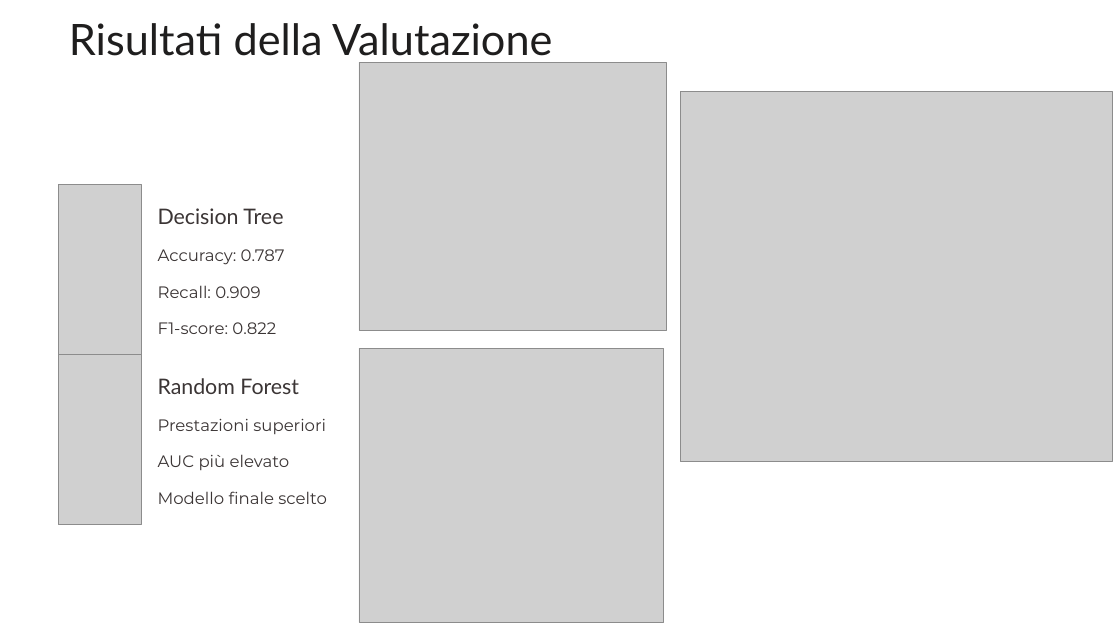
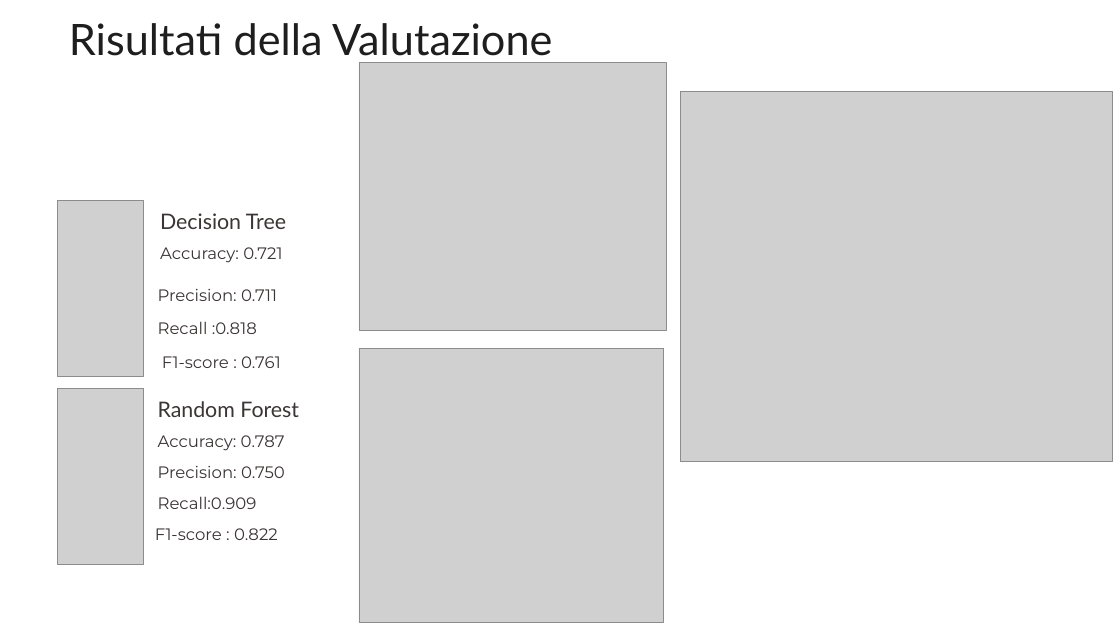
Before and after one commit to EmilianoDG5/ML-Heart-Disease, a slide deck: slide 8 of documenti/Heart-Disease.pptx. Drawn at 1120x630 pixels with LibreOffice and Linux fonts; fonts in the diff are those of the drawing; grey boxes stand for pictures. Boxes give left, top, right and bottom in pixels: in the first picture for what was removed or moved away, otherwise in the second. Text is boxed around its words. In the diff, an @@ line names an element or a change of style, - is before the commit and + after.

Commit message:
revisione finale

```diff
--- a/documenti/Heart-Disease.pptx
+++ b/documenti/Heart-Disease.pptx
@@ picture: place and size @@
-picture at (58, 185, 141, 355)
+picture at (57, 200, 144, 377)
@@ text "Decision Tree": place and size @@
-text "Decision Tree" at (158, 208, 283, 224)
+text "Decision Tree" at (160, 213, 286, 229)
@@ text at (160, 247, 282, 263): text changed @@
-Accuracy: 0.787
+Accuracy: 0.721
@@ text at (158, 289, 277, 301): text changed @@
-Recall: 0.909
+Precision: 0.711
@@ text at (158, 321, 257, 334): text changed @@
-F1-score: 0.822
+Recall :0.818
@@ text added at (162, 356, 281, 368), 17 pt, text #3B3535 @@
+F1-score : 0.761
@@ picture: place and size @@
-picture at (58, 355, 141, 525)
+picture at (57, 388, 144, 565)
@@ text "Random Forest": place and size @@
-text "Random Forest" at (158, 378, 299, 394)
+text "Random Forest" at (158, 401, 299, 417)
@@ text removed at (158, 419, 326, 434) @@
-Prestazioni superiori
@@ text added at (158, 435, 285, 451), 17 pt, text #3B3535 @@
+Accuracy: 0.787
@@ text removed at (158, 454, 290, 470) @@
-AUC più elevato
@@ text added at (158, 466, 285, 478), 17 pt, text #3B3535 @@
+Precision: 0.750
@@ text removed at (158, 491, 327, 504) @@
-Modello finale scelto
@@ text added at (158, 496, 257, 509), 17 pt, text #3B3535 @@
+Recall:0.909
@@ text added at (155, 528, 278, 540), 17 pt, text #3B3535 @@
+F1-score : 0.822
```
Also in this commit, not shown: 1 other slide changed, 1 other file.
